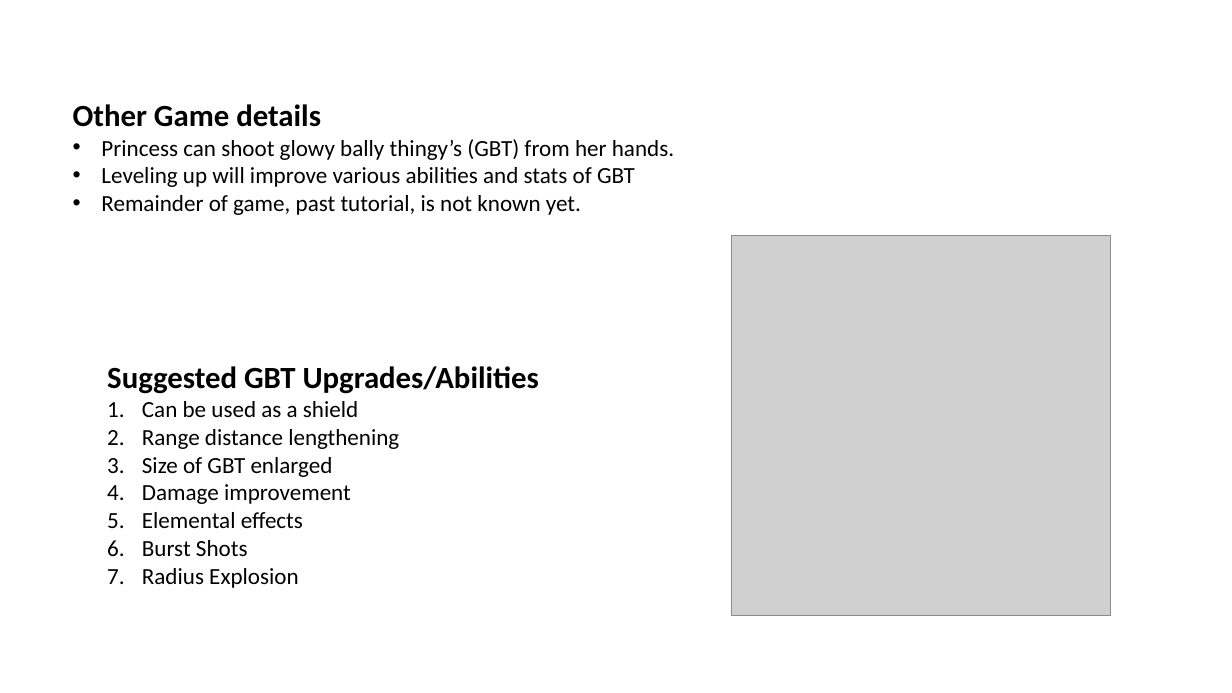
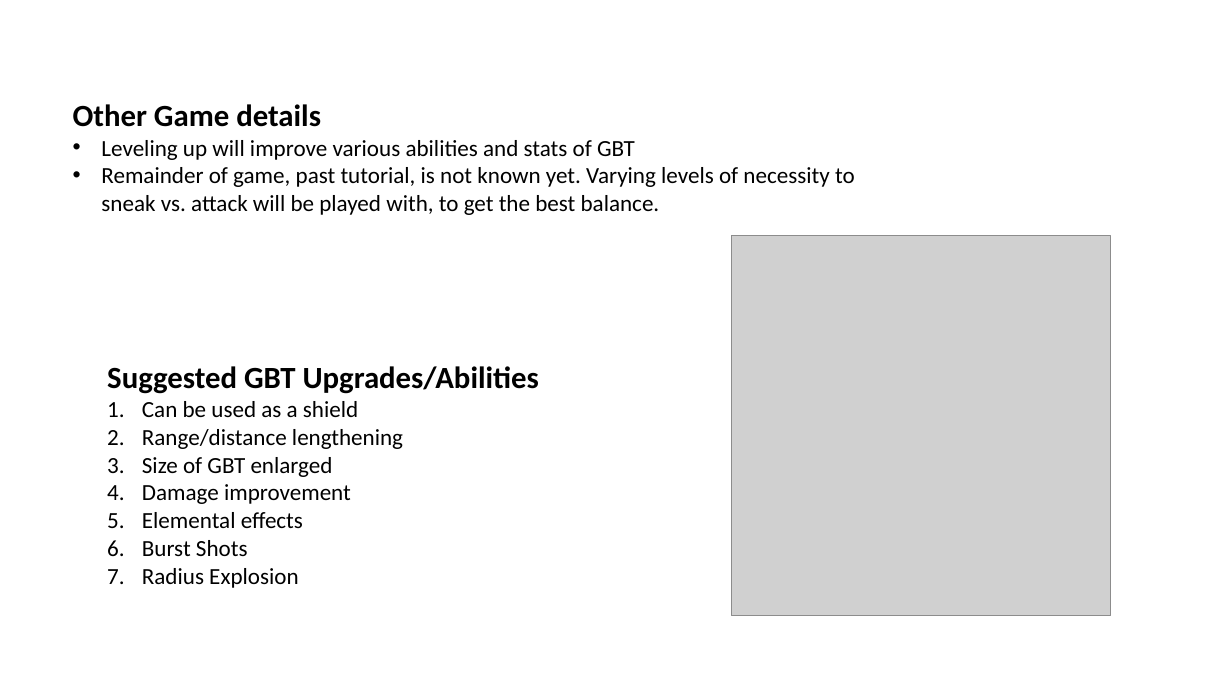
Before and after one commit to Cyclonis7734/DemonPrincess, a slide deck: slide 11 of PPT - paper prototype.pptx (slide 4 before the commit). Drawn at 1232x693 pixels with LibreOffice and Linux fonts; fonts in the diff are those of the drawing; grey boxes stand for pictures. Boxes give left, top, right and bottom in pixels: in the first picture for what was removed or moved away, otherwise in the second. Text is boxed around its words. In the diff, an @@ line names an element or a change of style, - is before the commit and + after.

```diff
--- a/PPT - paper prototype.pptx
+++ b/PPT - paper prototype.pptx
@@ text at (101,139,674,160): paragraph removed @@
-• Princess can shoot glowy bally thingy’s (GBT) from her hands.
@@ text at (101,167,855,215): text changed @@
-• Remainder of game, past tutorial, is not known yet.
+• Remainder of game, past tutorial, is not known yet. Varying levels of necessity to sneak vs. attack will be played with, to get the best balance.
@@ text at (142,429,403,449): text changed @@
-2. Range distance lengthening
+2. Range/distance lengthening
```
Also in this commit, not shown: 5 other slides changed, 1 slide added.
